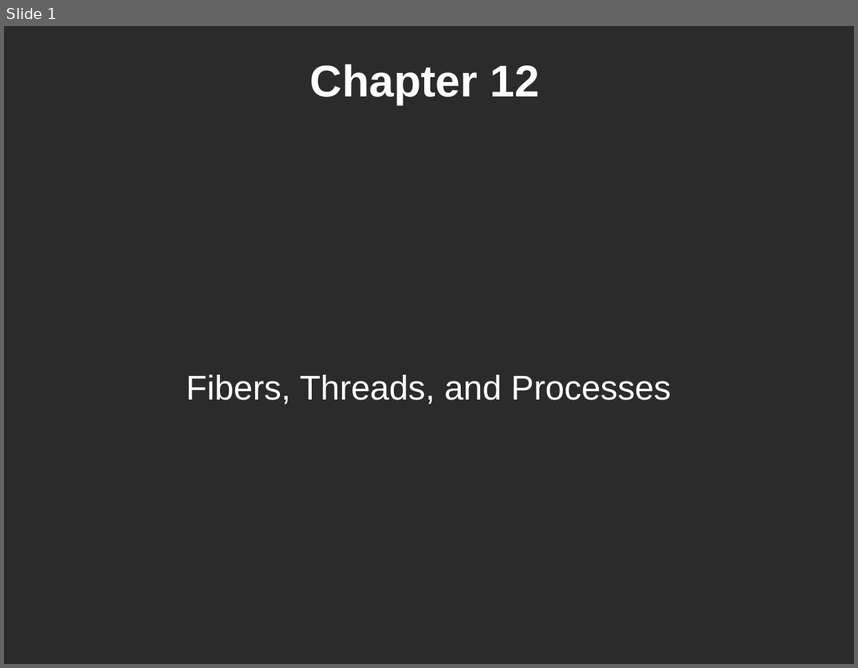
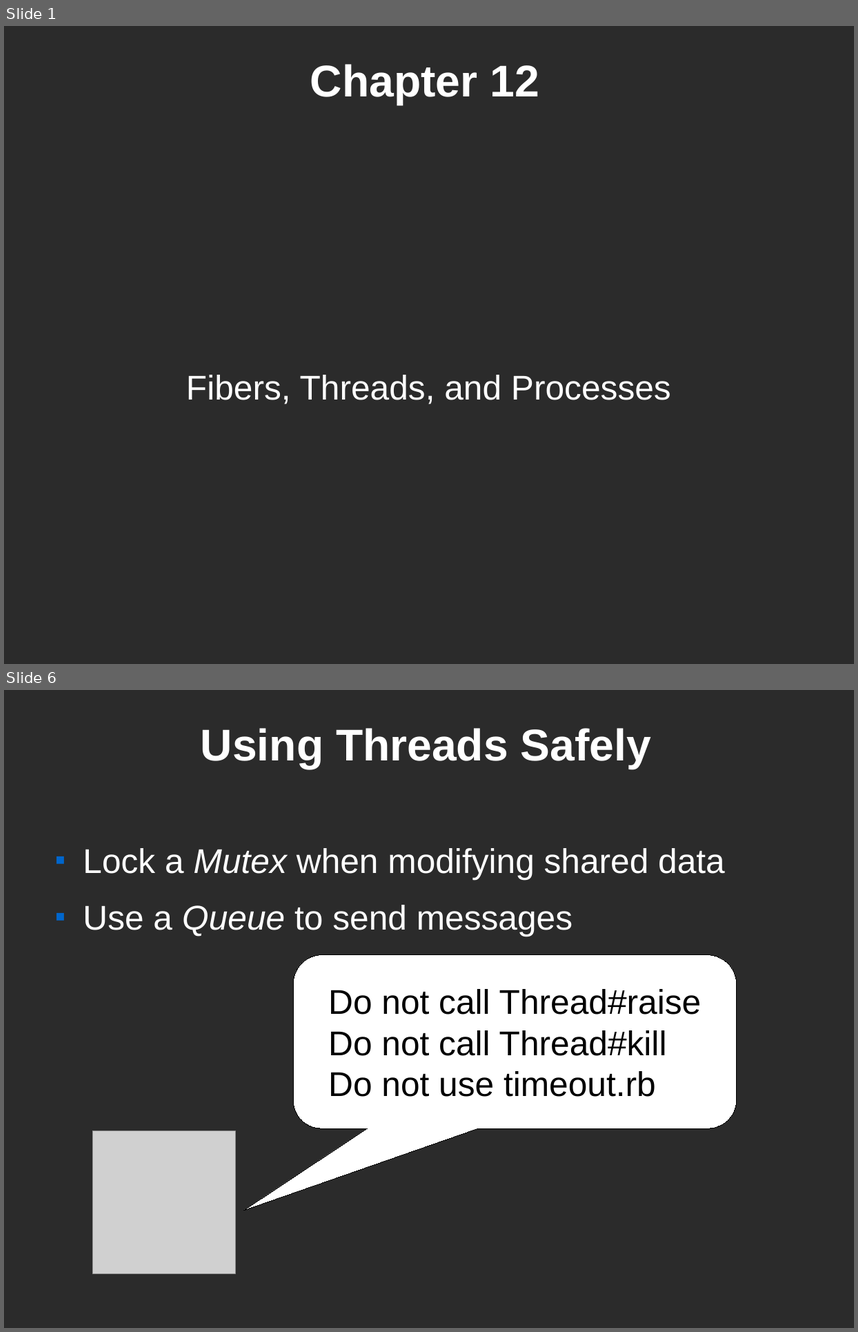
Before and after one commit to pdg137/concurrency-pres, a slide deck: concurrency.odp. Shown one above the other, each under a label of ours: slide 1 before the commit, slides 1 and 6 after it; the slides between them are not shown. The pictures are 858x668 and 858x1332 pixels, drawn with LibreOffice and Linux fonts; fonts in the diff are those of the drawing; grey boxes stand for pictures; background and template pictures are left out; a plain dark background stands for a picture behind light text. Boxes give left, top, right and bottom in pixels: in the first picture for what was removed or moved away, otherwise in the second. Text is boxed around its words. In the diff, an @@ line names an element or a change of style, - is before the commit and + after.

Commit message:
threads and processes

```diff
--- a/concurrency.odp
+++ b/concurrency.odp
@@ slide 6 added at box(4, 690, 854, 1328), background picture (left out) @@
@@ title added at box(201, 728, 651, 769), 41.4 pt, text #FFFFFF, bold @@
+Using Threads Safely
@@ text added at box(83, 848, 725, 936), 32 pt, text #FFFFFF @@
+■ Lock a Mutex when modifying shared data
+■ Use a Queue to send messages
@@ rounded speech box added at box(293, 954, 737, 1128), fill #FFFFFF, outline #000000 0 pt, 32 pt, text #000000 @@
+● Do not call Thread#raise
+● Do not call Thread#kill
+● Do not use timeout.rb
@@ picture added at box(93, 1130, 235, 1273) @@
```
Also in this commit, not shown: 3 slides changed, 4 other slides added, 3 other files.
